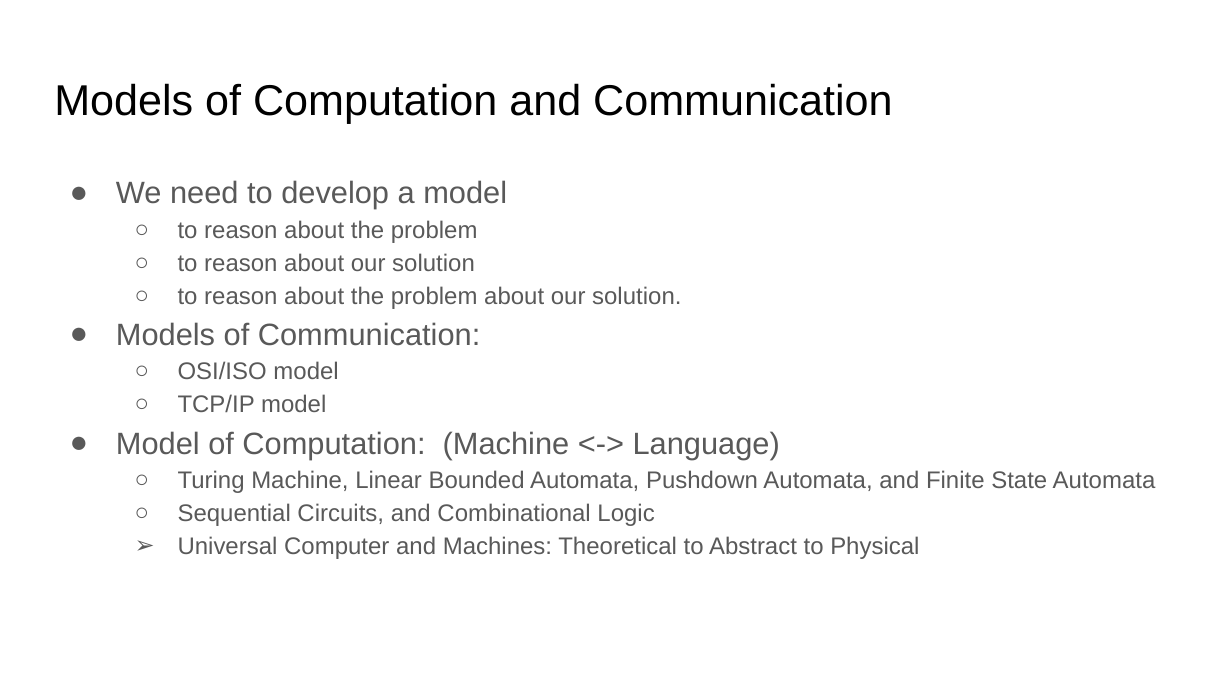
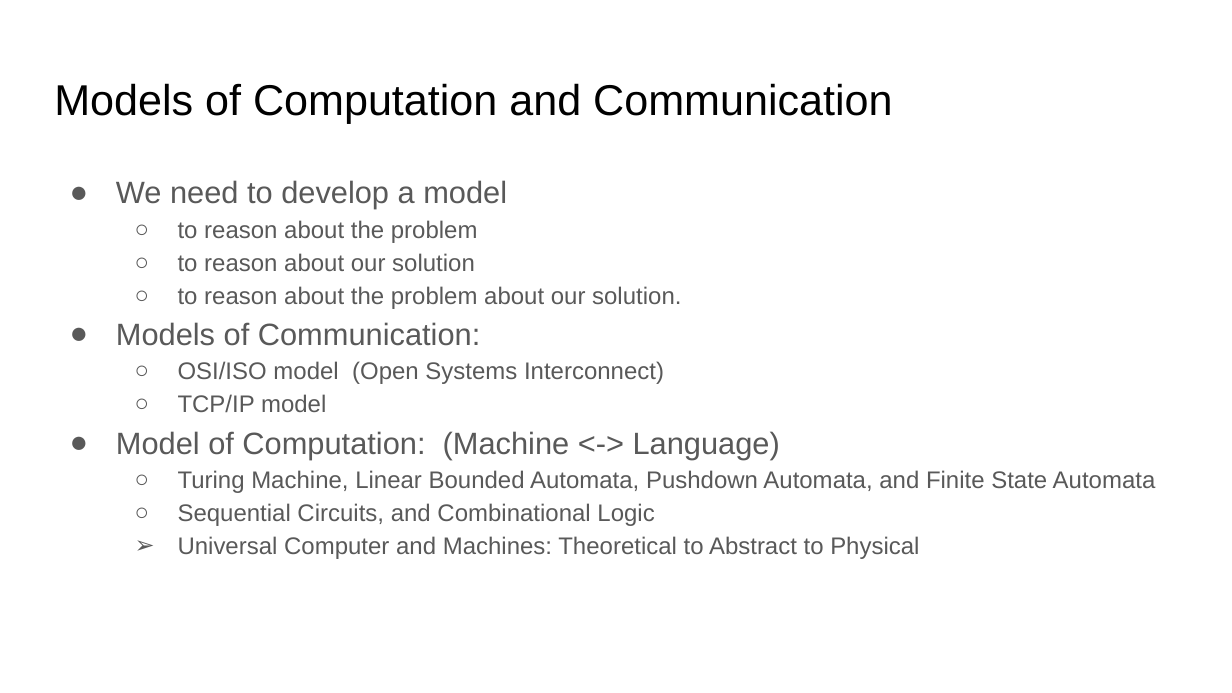
Before and after one commit to Jason-D123/comp122-s23, a slide deck: slide 1 of models-comp-comm/documents/Models.pptx. Drawn at 1232x693 pixels with LibreOffice and Linux fonts; fonts in the diff are those of the drawing. Boxes give left, top, right and bottom in pixels: in the first picture for what was removed or moved away, otherwise in the second. Text is boxed around its words. In the diff, an @@ line names an element or a change of style, - is before the commit and + after.

```diff
--- a/models-comp-comm/documents/Models.pptx
+++ b/models-comp-comm/documents/Models.pptx
@@ text at (178, 361, 664, 384): text changed @@
-  ○ OSI/ISO model
+  ○ OSI/ISO model (Open Systems Interconnect)
```
Also in this commit, not shown: 2 other slides changed, 1 slide added, 2 other files.
